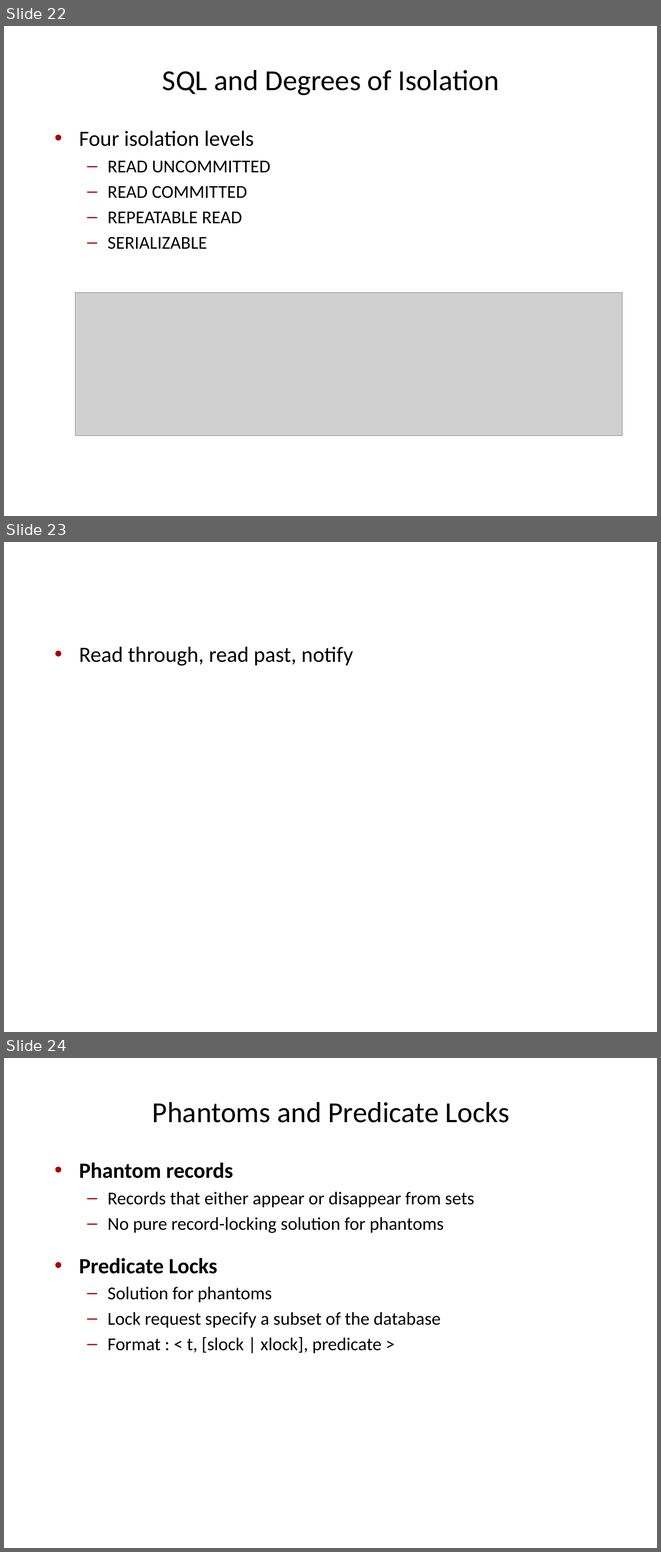
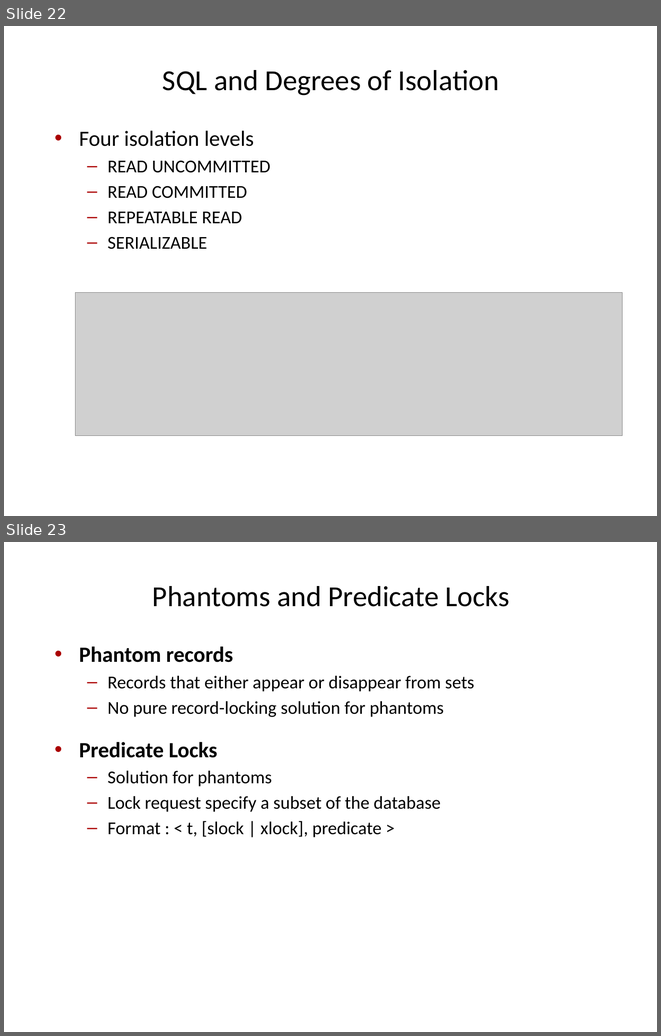
Before and after one commit to VLDB-Study/transaction-processing-study, a slide deck: chapter7/slides/Ch7-Isolation_concepts.pptx. Shown one above the other, each under a label of ours: slides 22, 23 and 24 before the commit, slides 22 and 23 after it. The pictures are 661x1552 and 661x1036 pixels, drawn with LibreOffice and Linux fonts; fonts in the diff are those of the drawing; grey boxes stand for pictures. Boxes give left, top, right and bottom in pixels: in the first picture for what was removed or moved away, otherwise in the second. Text is boxed around its words. In the diff, an @@ line names an element or a change of style, - is before the commit and + after.

```diff
--- a/chapter7/slides/Ch7-Isolation_concepts.pptx
+++ b/chapter7/slides/Ch7-Isolation_concepts.pptx
@@ slide 23 removed at box(4, 542, 657, 1032), background #FFFFFF @@
@@ text removed at box(79, 646, 353, 665) @@
-• Read through, read past, notify
@@ what was slide 24 is now slide 23 @@
```
